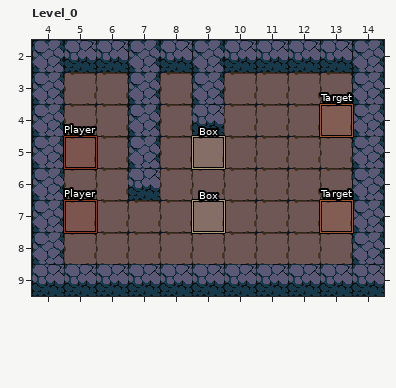
An edit to a level. LDtk project, maps-v2/Map.ldtk. The picture above is the old version.
Cells are 32x32 px. Shown: Level_0 x 4..14, y 2..9. The commit also changed other parts of the map, which this record leaves out.
After:
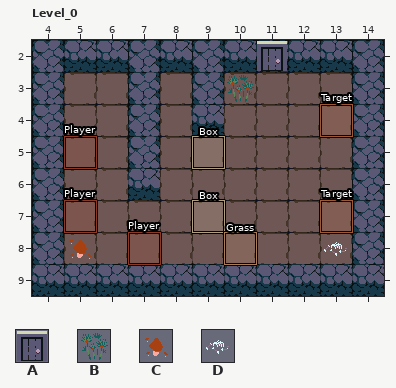
Key: from "Tiles": A 276, B 325, C 341, D 357.
_ is an empty cell.
Objects are placed by their top-left corner, in cells (3,4 is the top-left corner of cell 3,4); size is 1x1 cell unless given.
Tiles of an added or newly shown layer are drawn over the layers below it.
Changes in this commit:
{"where": "layer \"Decoration\" (added)"}
{"y":2,"x":11,"old":"_","new":"A"}
{"y":3,"x":10,"old":"_","new":"B"}
{"y":8,"x":5,"old":"_","new":"C"}
{"y":8,"x":13,"old":"_","new":"D"}
{"where": "layer \"Entities\""}
{"now": "\"Player\" rectangle at 7,8"}
{"now": "\"Grass\" rectangle at 10,8"}
